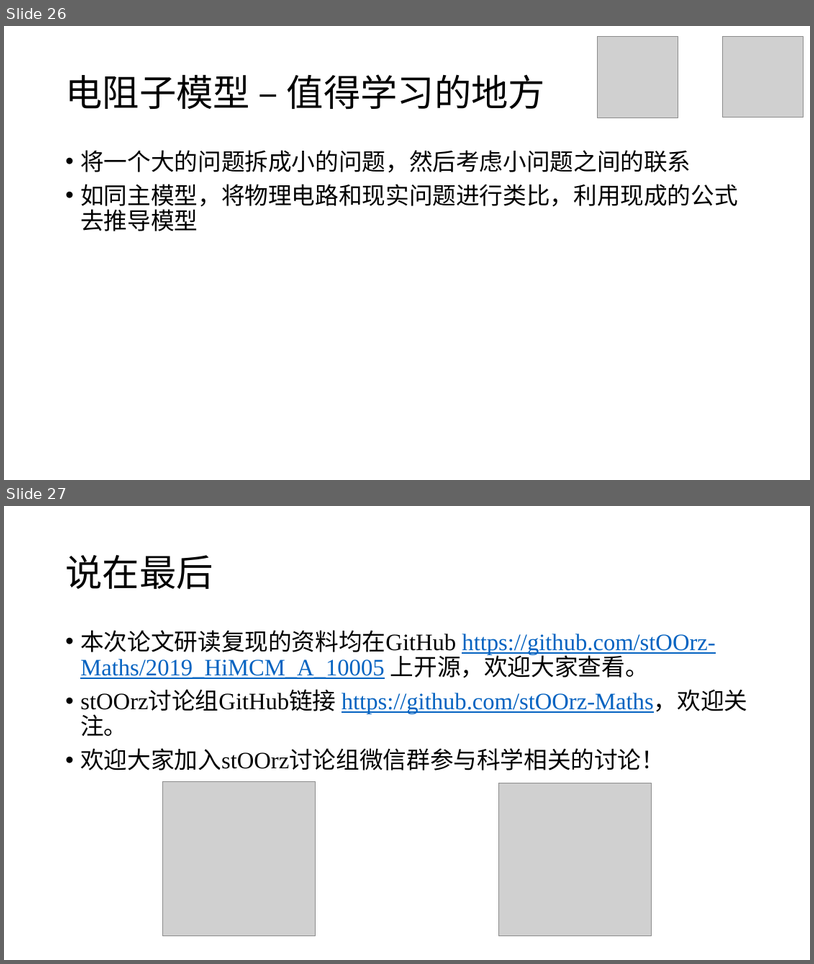
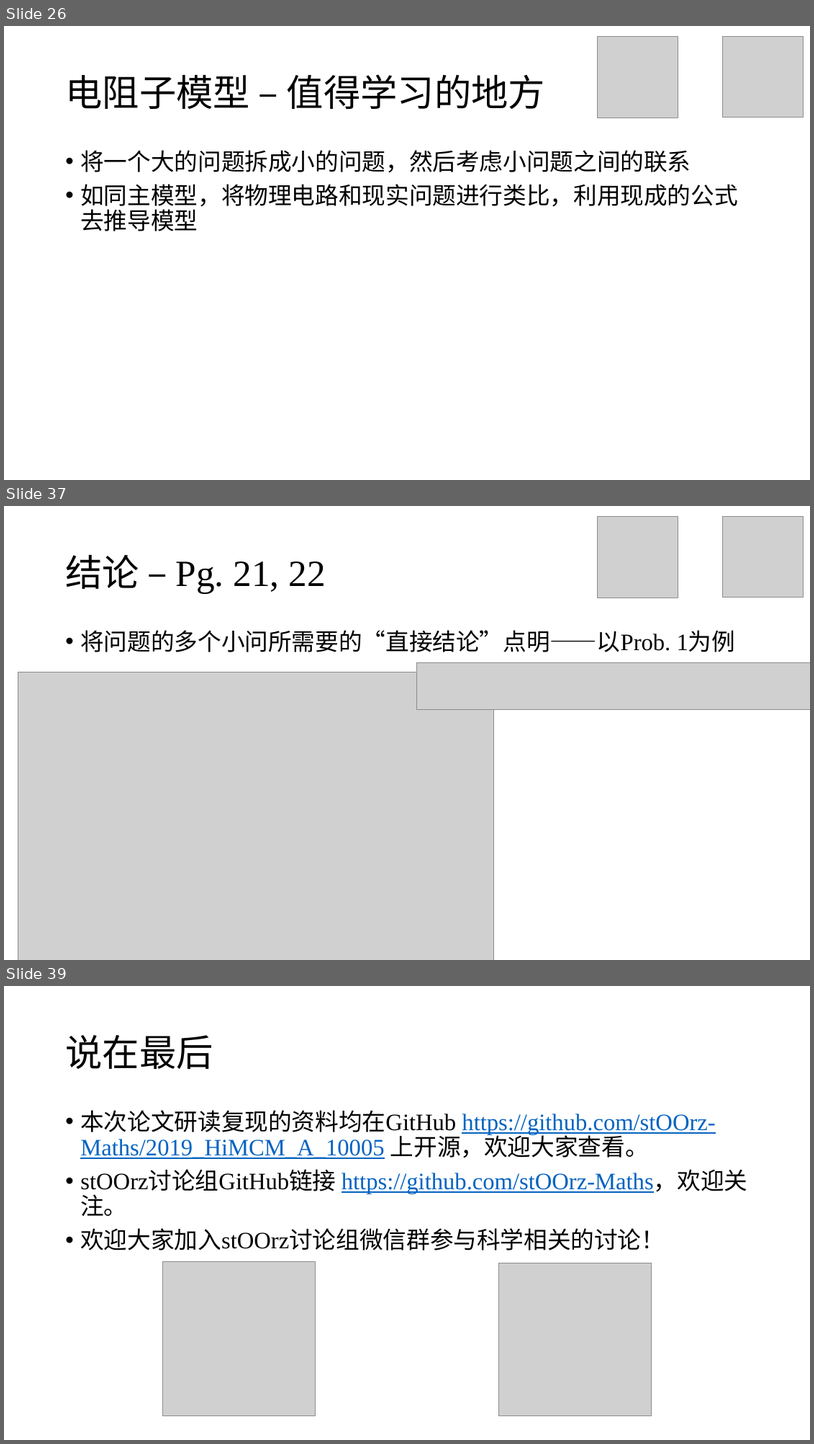
Before and after one commit to stOOrz-Science-Mind/2019_HiMCM_A_10005, a slide deck: 10005.pptx. Shown one above the other, each under a label of ours: slides 26 and 27 before the commit, slides 26, 37 and 39 after it; the slides between them are not shown. The pictures are 814x964 and 814x1444 pixels, drawn with LibreOffice and Linux fonts; fonts in the diff are those of the drawing; grey boxes stand for pictures. Boxes give left, top, right and bottom in pixels: in the first picture for what was removed or moved away, otherwise in the second. Text is boxed around its words. In the diff, an @@ line names an element or a change of style, - is before the commit and + after.

```diff
--- a/10005.pptx
+++ b/10005.pptx
@@ slide 37 added at box(4, 506, 810, 960), background #FFFFFF @@
@@ picture added at box(598, 516, 679, 597) @@
@@ picture added at box(723, 516, 804, 597) @@
@@ title added at box(65, 554, 326, 593), 44 pt, text #000000 @@
+结论 – Pg. 21, 22
@@ text added at box(80, 630, 736, 652), 28 pt, text #000000 @@
+• 将问题的多个小问所需要的“直接结论”点明——以Prob. 1为例
@@ picture added at box(18, 672, 494, 960) @@
@@ picture added at box(417, 663, 810, 708) @@
@@ what was slide 27 is now slide 39 @@
```
Also in this commit, not shown: 3 slides changed, 11 other slides added, 2 other files.
